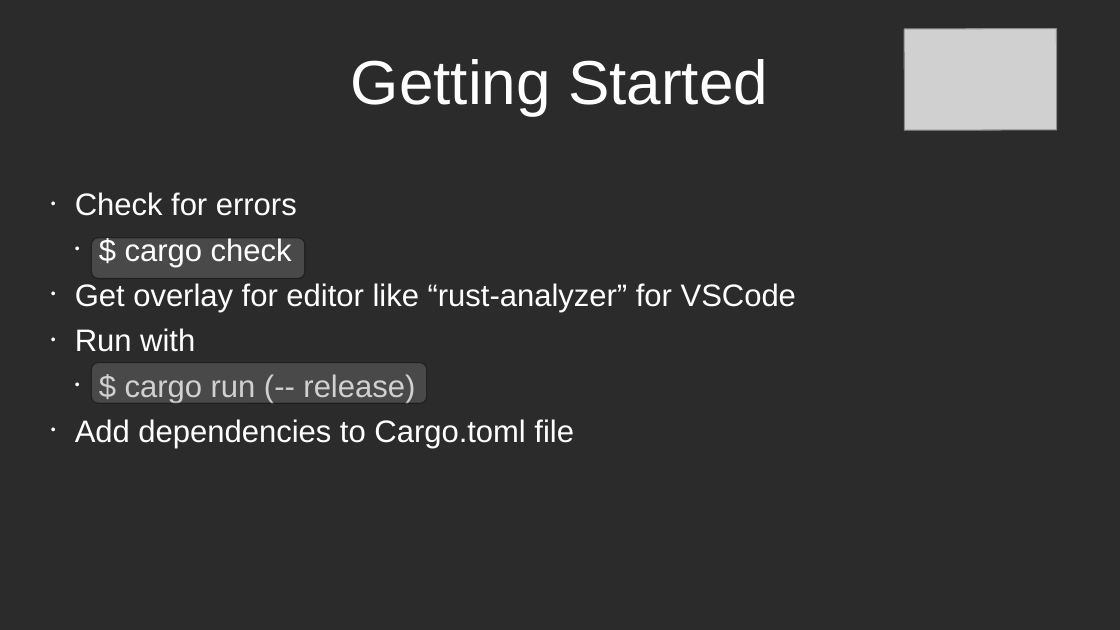
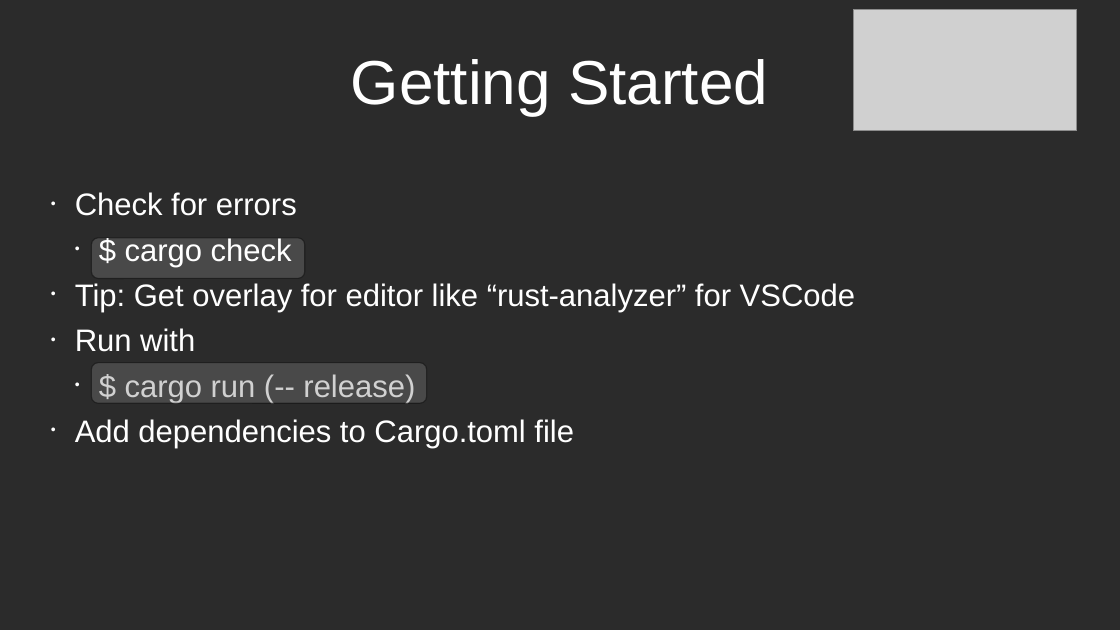
Before and after one commit to lucastepper/rust_talk, a slide deck: slide 6 of rust_presentation.odp. Drawn at 1120x630 pixels with LibreOffice and Linux fonts; fonts in the diff are those of the drawing; grey boxes stand for pictures; background and template pictures are left out; a plain dark background stands for a picture behind light text. Boxes give left, top, right and bottom in pixels: in the first picture for what was removed or moved away, otherwise in the second. Text is boxed around its words. In the diff, an @@ line names an element or a change of style, - is before the commit and + after.

```diff
--- a/rust_presentation.odp
+++ b/rust_presentation.odp
@@ picture at (854,9,1077,131): rotation 359 to 0 degrees @@
@@ subtitle at (75,283,855,312): text changed @@
-• Get overlay for editor like “rust-analyzer” for VSCode
+• Tip: Get overlay for editor like “rust-analyzer” for VSCode
```
Also in this commit, not shown: 7 other slides changed, 3 slides added, 14 other files.
